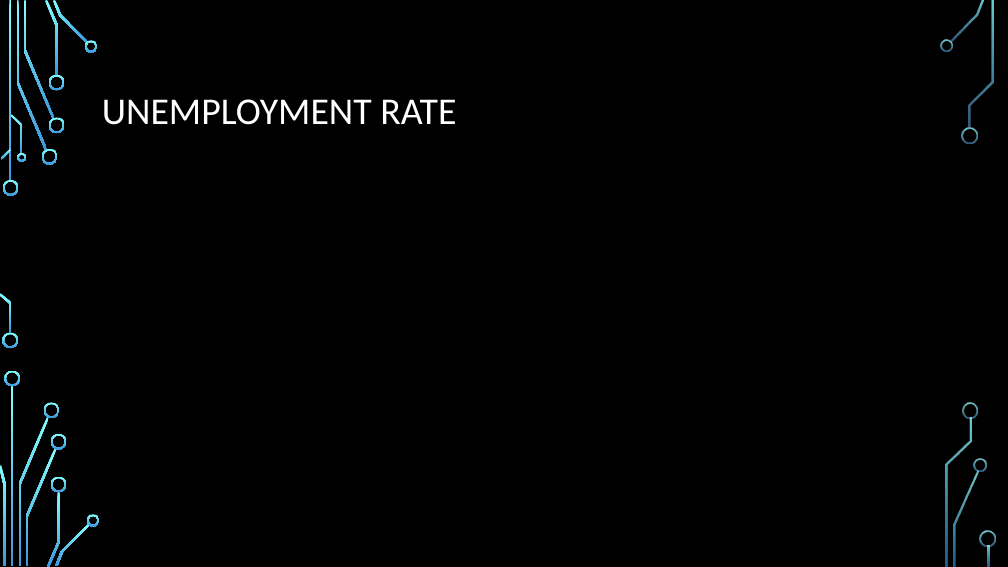
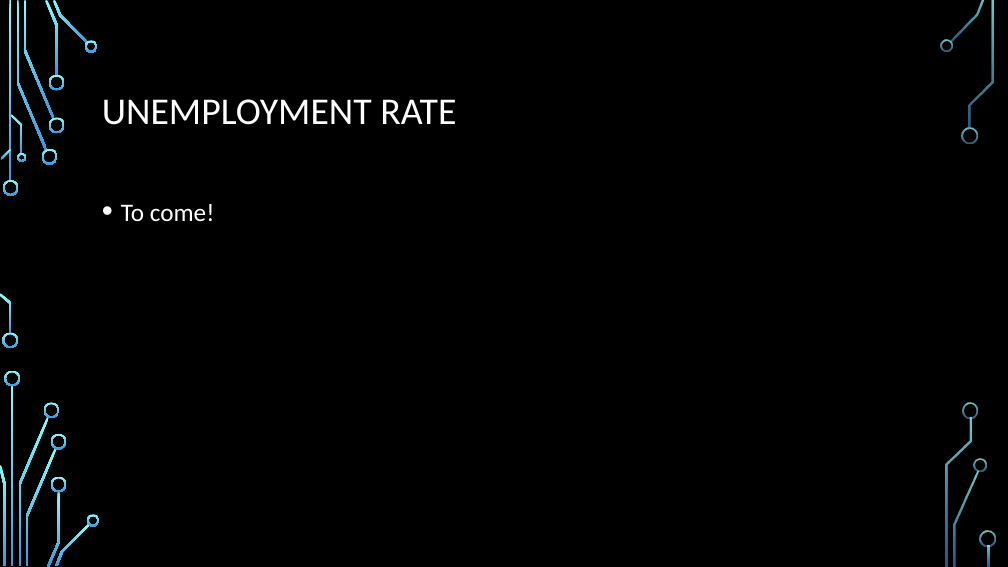
Before and after one commit to HeatherLD/API-Project, a slide deck: slide 5 of API project presentation.pptx (slide 3 before the commit). Drawn at 1008x567 pixels with LibreOffice and Linux fonts; fonts in the diff are those of the drawing; background and template pictures are left out. Boxes give left, top, right and bottom in pixels: in the first picture for what was removed or moved away, otherwise in the second. Text is boxed around its words. In the diff, an @@ line names an element or a change of style, - is before the commit and + after.

```diff
--- a/API project presentation.pptx
+++ b/API project presentation.pptx
@@ text added at bbox=[121, 204, 215, 221], 24 pt, text #FFFFFF @@
+• To come!
```
Also in this commit, not shown: 3 other slides changed, 2 slides added, 1 slide removed.
